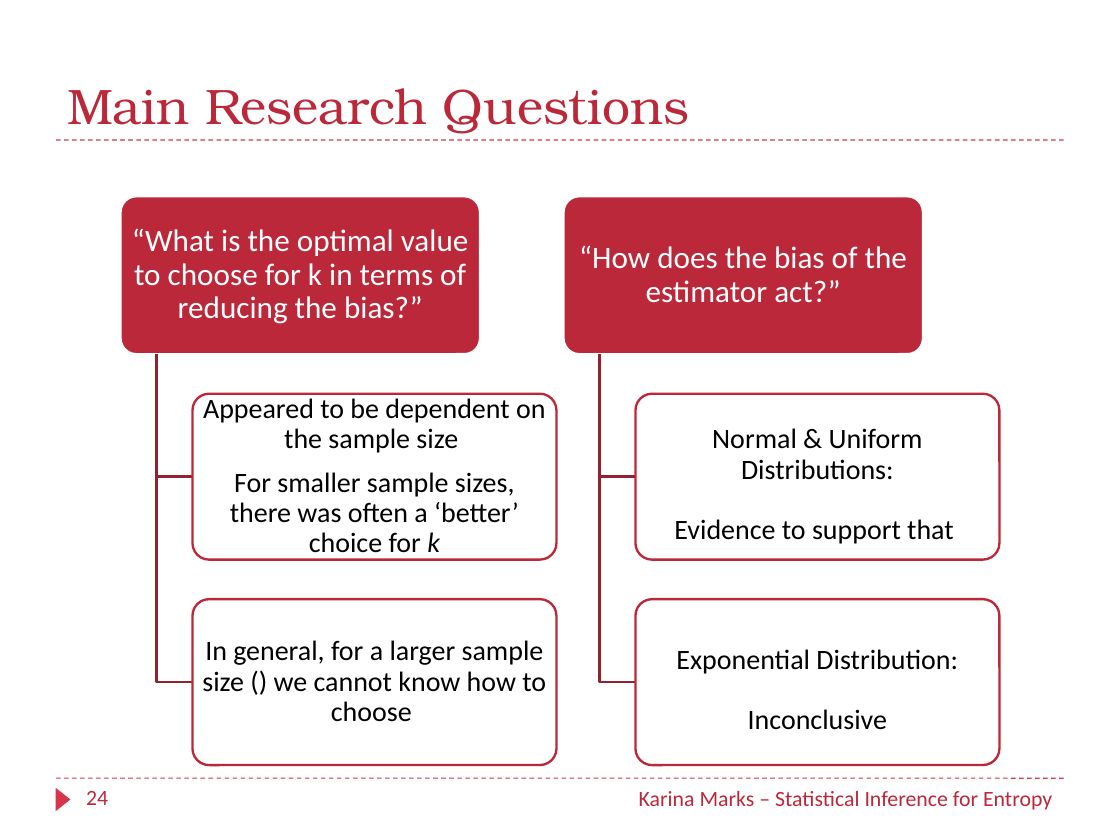
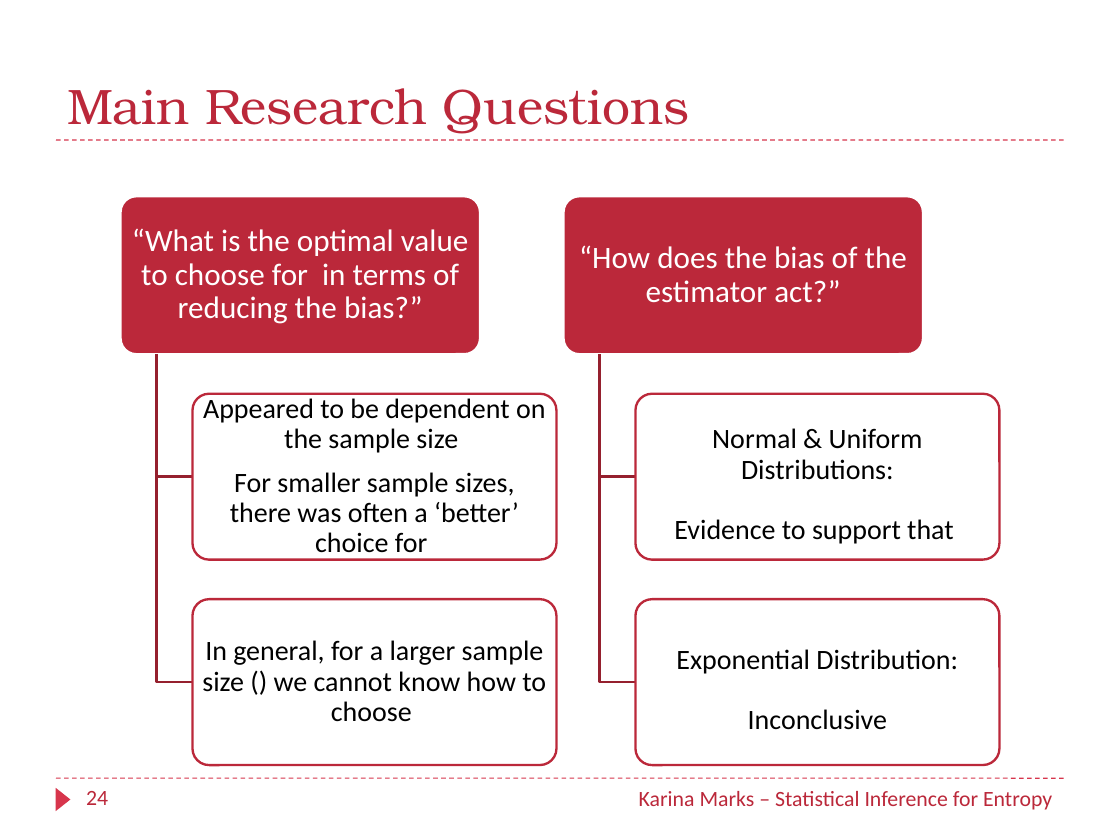
Before and after one commit to KarinaMarks/Entropy-Estimators, a slide deck: slide 24 of Presentation/Statistical Inference for Entropy.pptx. Drawn at 1120x840 pixels with LibreOffice and Linux fonts; fonts in the diff are those of the drawing; background and template pictures are left out. Boxes give left, top, right and bottom in pixels: in the first picture for what was removed or moved away, otherwise in the second. Text is boxed around its words. In the diff, an @@ line names an element or a change of style, - is before the commit and + after.

Commit message:
Made last changes

```diff
--- a/Presentation/Statistical Inference for Entropy.pptx
+++ b/Presentation/Statistical Inference for Entropy.pptx
@@ text at [132, 229, 469, 324]: text changed @@
-“What is the optimal value to choose for k in terms of reducing the bias?”
+“What is the optimal value to choose for in terms of reducing the bias?”
@@ text at [230, 472, 519, 559]: text changed @@
-For smaller sample sizes, there was often a ‘better’ choice for k
+For smaller sample sizes, there was often a ‘better’ choice for
```
Also in this commit, not shown: 4 other slides changed.
